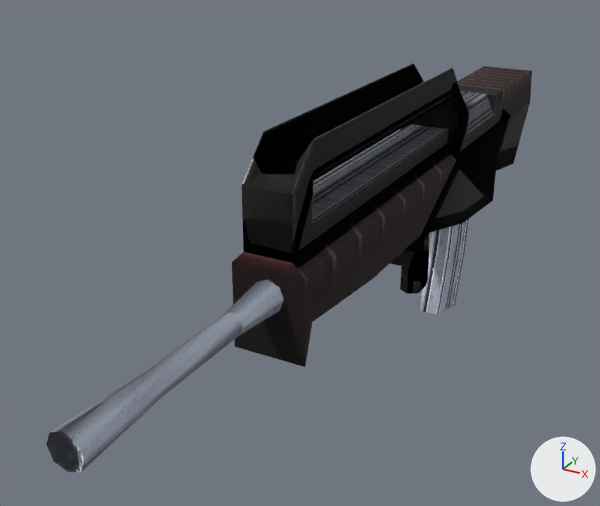
Two versions of the glTF model native/assets/weapons/pd/10-ar34-fp.glb, one commit apart.
The view is the same before and after, from a 50 mm camera at (385.0, -1448.0, 397.0) aimed at (-87.0, -592.0, -32.0). The axes (+X, +Y, +Z) are drawn at lower right. The lights are the same throughout. The picture after the commit comes second. Vertices at exactly the same position are counted once.

Objects in the first picture: 'gun'.
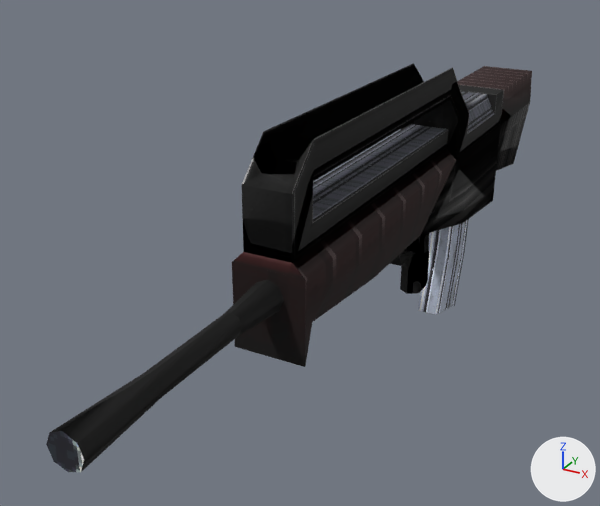
Boxes [x1, y1, x2, y2] around the edits, measured in the pictures (600 x 506 px):
part 1 of me_ar34_bin, recoloured (grey to black): [49, 280, 284, 472] in both

The change, as a list of edits to the scene's bpy script:
```text
Add mat_tex0386_32x32_cullbothenvmappingtexscales0_031250texscalet0_031250:
    mat_tex0386_32x32_cullbothenvmappingtexscales0_031250texscalet0_031250 = bpy.data.materials.new('tex0386_32x32_CullBothEnvMappingTexScaleS0.031250TexScaleT0.031250')
    # colours: black #000000, mixed with the vertex colours
    # uses the picture img_image_5
Add mat_tex0389_32x32_envmappingtexscales0_031250texscalet0_031250:
    mat_tex0389_32x32_envmappingtexscales0_031250texscalet0_031250 = bpy.data.materials.new('tex0389_32x32_EnvMappingTexScaleS0.031250TexScaleT0.031250')
    # colours: black #000000, mixed with the vertex colours
    # uses the picture img_image_1
Change me_ar34_bin:
    where me_ar34_bin.from_pydata(...)  # 157 vertices, 286 faces; spans x -42.0..42.0, y -1099.0..12.0, z -241.0..179.0
    used by ob_gun; location = (0.0, 0.0, 0.0)
    me_ar34_bin part 1: all 48 faces that had it switch from mat_tex07_32x32 to mat_tex0389_32x32_envmappingtexscales0_031250texscalet0_031250
    remove me_ar34_bin.materials.append(mat_tex17_32x32)
    add me_ar34_bin.materials.append(mat_tex0386_32x32_cullbothenvmappingtexscales0_031250texscalet0_031250)
```
